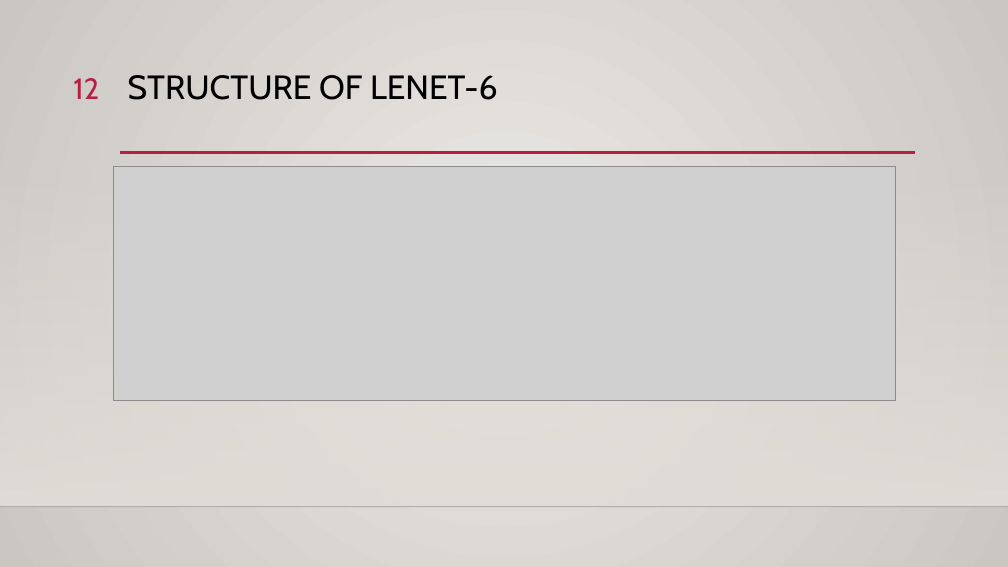
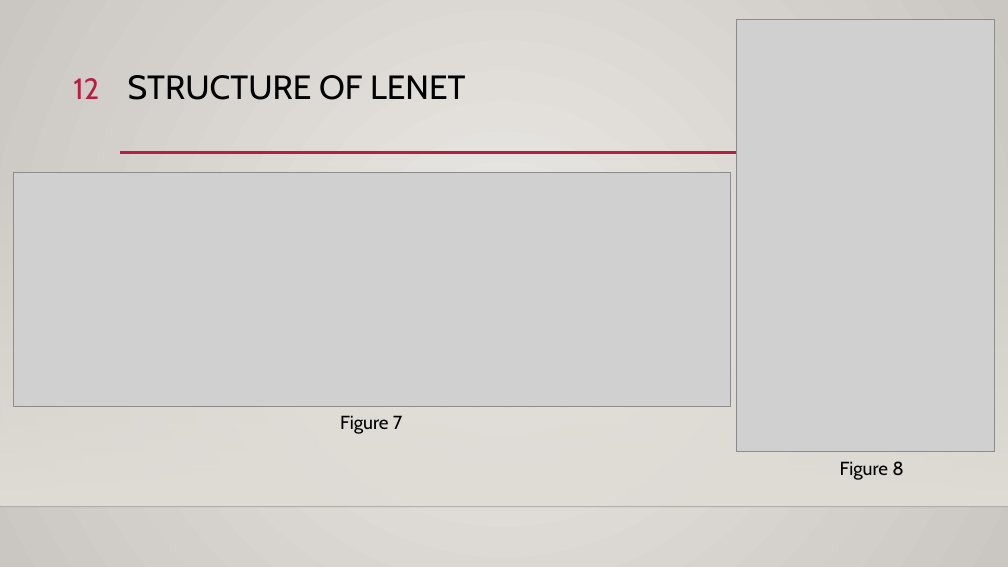
Before and after one commit to Bhagya-laxmi/Noc-based-CNN, a slide deck: slide 12 of docs/NoC-based_CNN_presentation1_Bhagya.pptx. Drawn at 1008x567 pixels with LibreOffice and Linux fonts; fonts in the diff are those of the drawing; grey boxes stand for pictures; background and template pictures are left out. Boxes give left, top, right and bottom in pixels: in the first picture for what was removed or moved away, otherwise in the second. Text is boxed around its words. In the diff, an @@ line names an element or a change of style, - is before the commit and + after.

```diff
--- a/docs/NoC-based_CNN_presentation1_Bhagya.pptx
+++ b/docs/NoC-based_CNN_presentation1_Bhagya.pptx
@@ picture added at <box>737,20,995,452</box> @@
@@ title at <box>128,75,466,100</box>: text changed @@
-STRUCTURE OF LENET-6
+STRUCTURE OF LENET
@@ picture: place and size @@
-picture at <box>113,166,895,401</box>
+picture at <box>13,172,730,407</box>
@@ text added at <box>340,415,402,434</box>, 18 pt, text #000000 @@
+Figure 7
@@ text added at <box>840,461,904,480</box>, 18 pt, text #000000 @@
+Figure 8
```
Also in this commit, not shown: 8 other slides changed, 4 other files.
